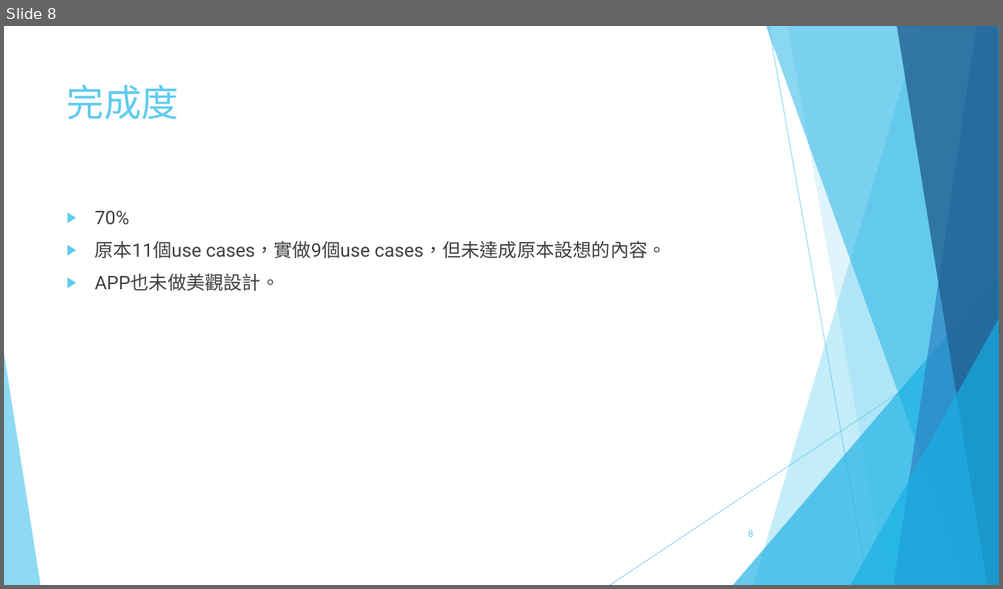
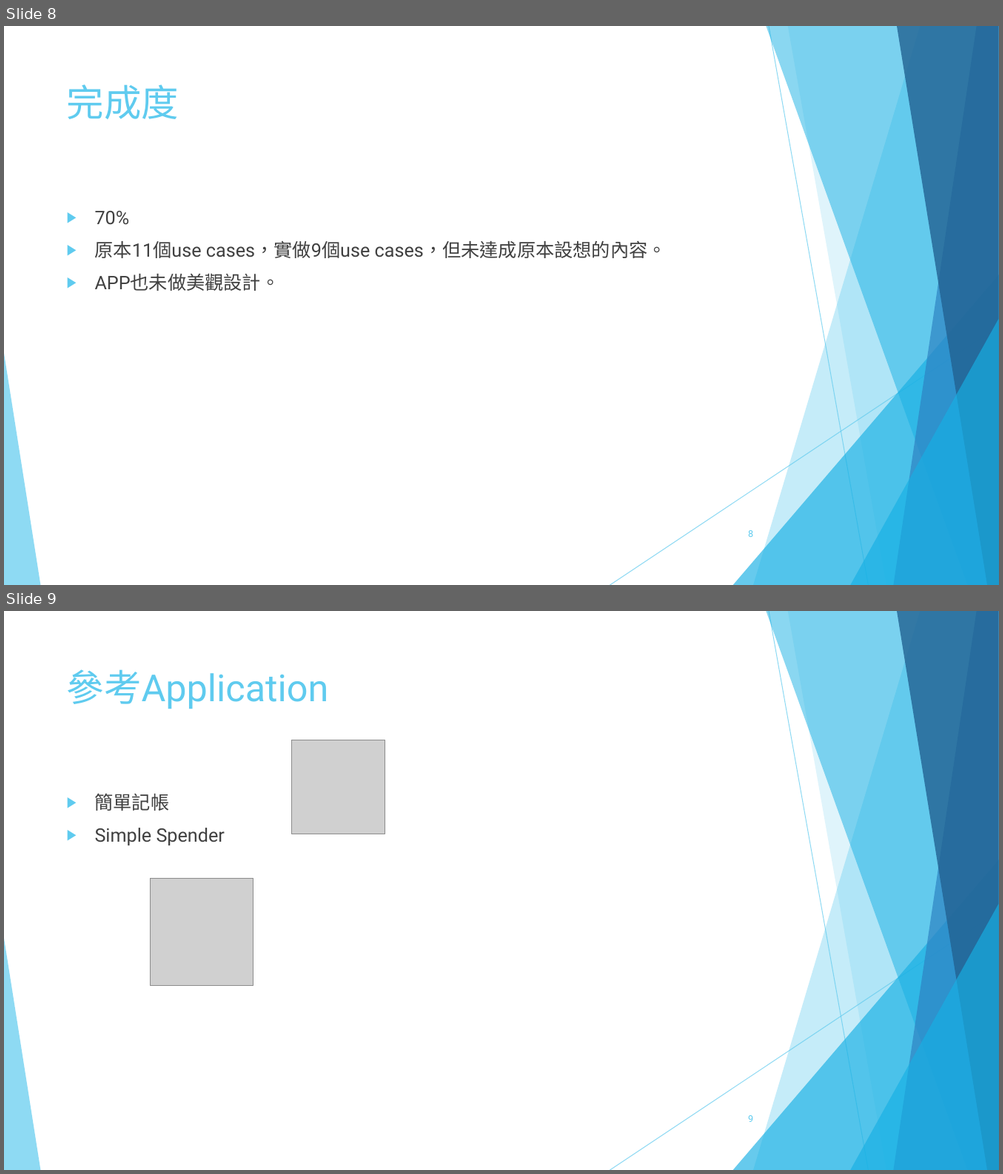
Before and after one commit to OctupusTea/OOAD, a slide deck: Final/OOAD 個人計帳本final.pptx. Shown one above the other, each under a label of ours: slide 8 before the commit, slides 8 and 9 after it. The pictures are 1003x589 and 1003x1174 pixels, drawn with LibreOffice and Linux fonts; fonts in the diff are those of the drawing; grey boxes stand for pictures. Boxes give left, top, right and bottom in pixels: in the first picture for what was removed or moved away, otherwise in the second. Text is boxed around its words. In the diff, an @@ line names an element or a change of style, - is before the commit and + after.

```diff
--- a/Final/OOAD 個人計帳本final.pptx
+++ b/Final/OOAD 個人計帳本final.pptx
@@ slide 9 added at bbox=[4, 611, 999, 1170], background #FFFFFF; not listed: 10 template elements that a slide beside it also shows @@
@@ title added at bbox=[67, 669, 329, 709], 36 pt, text #5FCBEF @@
+參考Application
@@ picture added at bbox=[292, 741, 385, 834] @@
@@ text added at bbox=[95, 794, 225, 846], 18 pt, text #404040 @@
+▶ 簡單記帳
+▶ Simple Spender
@@ picture added at bbox=[151, 879, 253, 986] @@
@@ page number added at bbox=[748, 1116, 753, 1122], 9 pt, text #5FCBEF @@
+9
```
Also in this commit, not shown: 1 slide changed.
